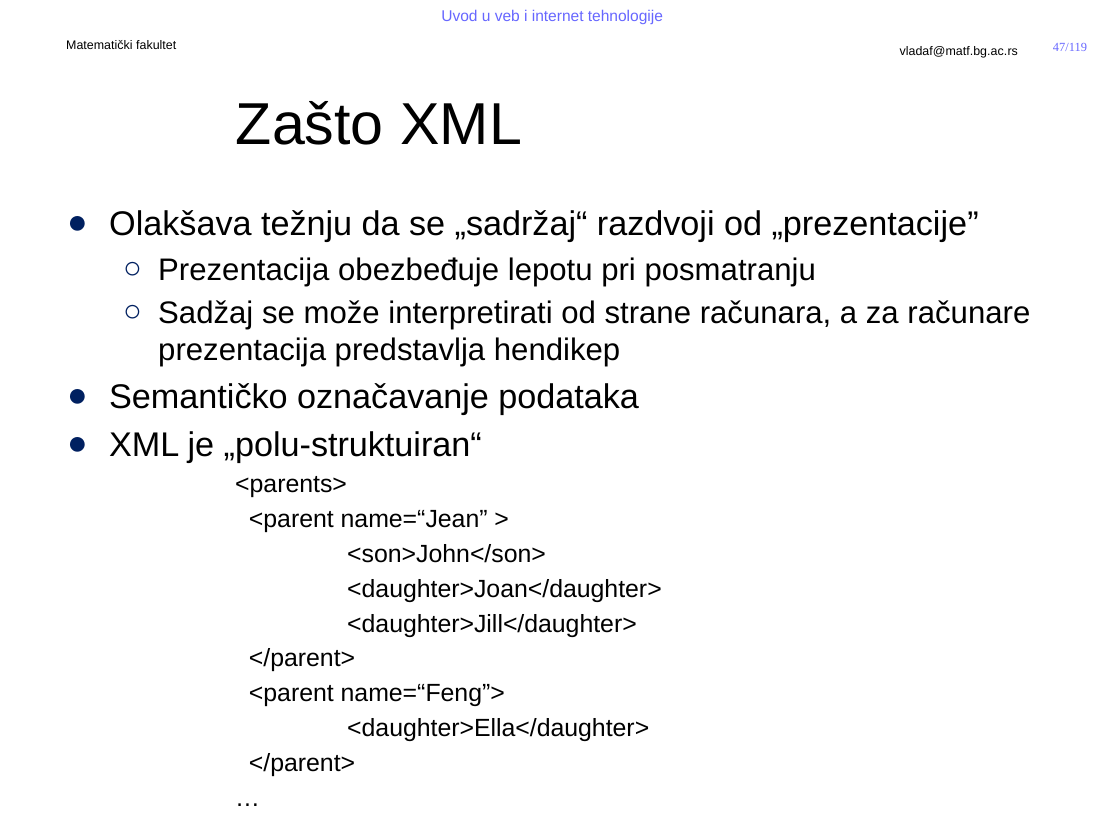
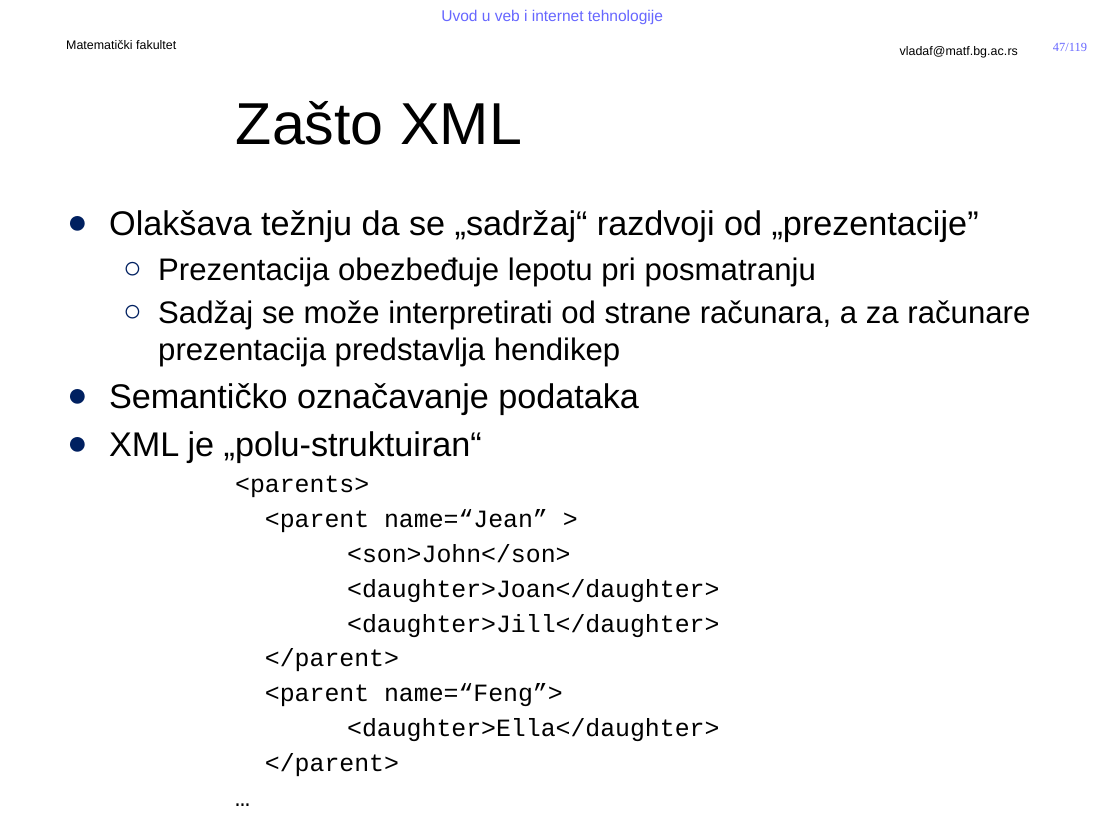
Before and after one commit to MatfUVIT/info, a slide deck: slide 47 of predavanja/prezentacije/UVIT02-01-Jezici za obelezavanje.pptx. Drawn at 1120x840 pixels with LibreOffice and Linux fonts; fonts in the diff are those of the drawing; background and template pictures are left out. Boxes give left, top, right and bottom in pixels: in the first picture for what was removed or moved away, otherwise in the second. Text is boxed around its words. In the diff, an @@ line names an element or a change of style, - is before the commit and + after.

```diff
--- a/predavanja/prezentacije/UVIT02-01-Jezici za obelezavanje.pptx
+++ b/predavanja/prezentacije/UVIT02-01-Jezici za obelezavanje.pptx
@@ text at [235, 475, 719, 776]: font Arial to Courier New in "<parents>", "<parent name=“Jean” >", "<son>John</son>", "<daughter>Joan</daughter>" and 6 more places @@
```
Also in this commit, not shown: 3 other slides changed, 11 other files.
